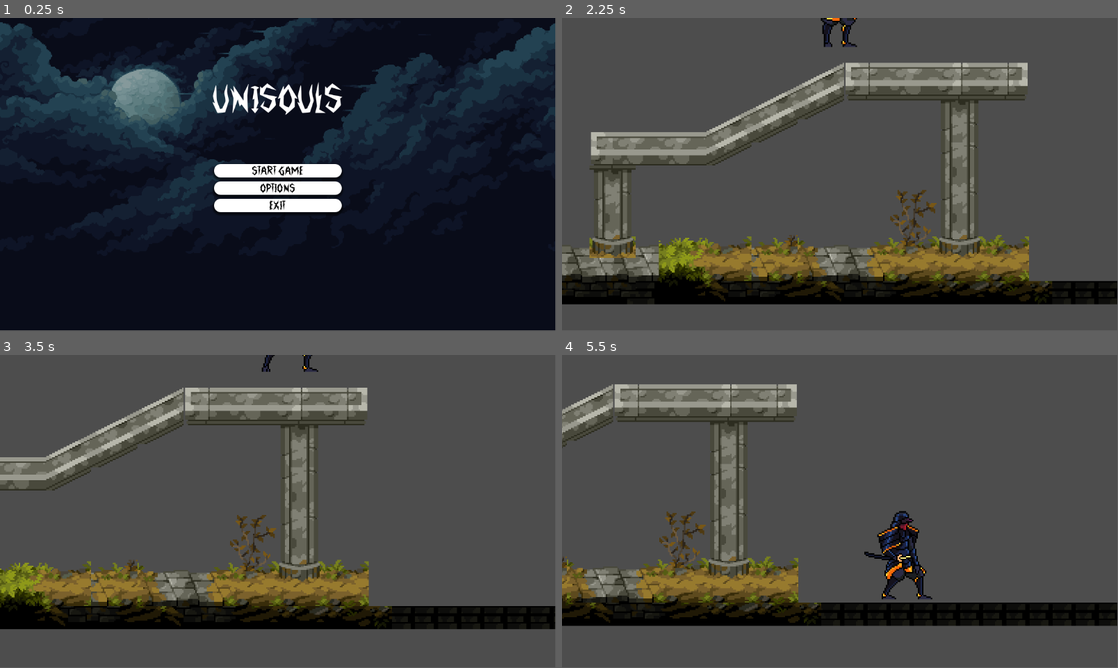
Above: before the commit, frames 1-4 (two rows, left to right).
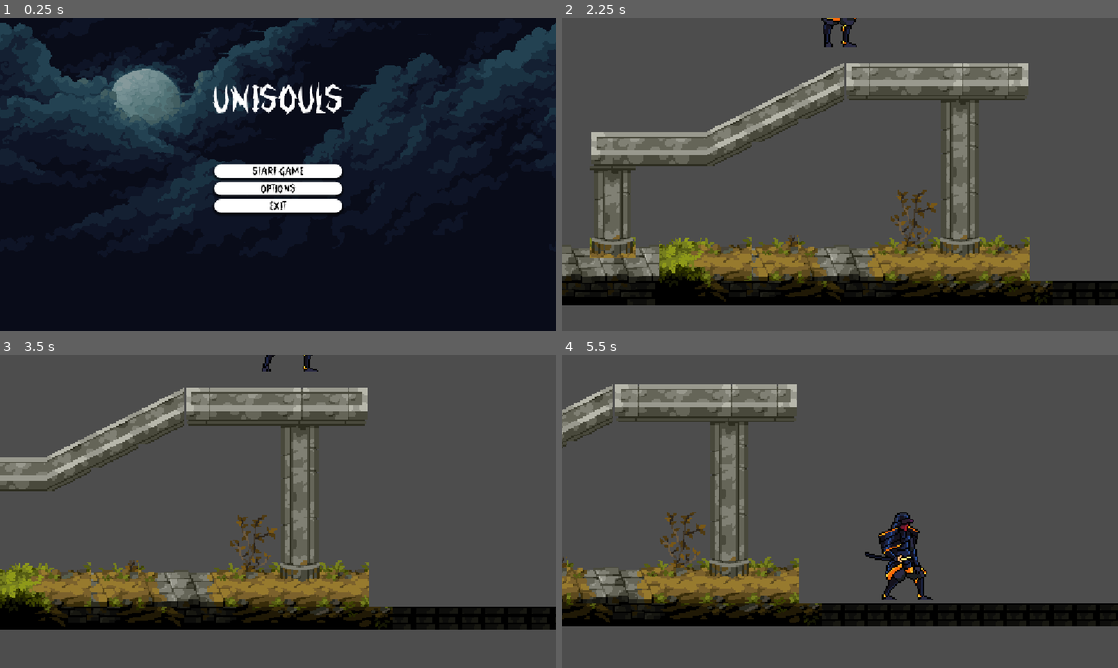
Above: after the commit, the same moments.

Repository: lmitsuol/UNISOULS
Game: Godot game, scene res://main_menu.tscn
The game is run twice, just before and just after one commit, with the same random seed, the same clock (stepped at 60 frames per second) and the same inputs.
Inputs (mouse positions are in pixels of both pictures, inside the frame that each line leads up to):
- Up to frame 1 (0.25 s): no input
- Up to frame 2 (2.25 s): click "Options" at 0.5 s; click (840, 221) at 1.25 s, where only the run after the commit has a clickable "Back"; click "Start Game" at 2 s
- Up to frame 3 (3.5 s): tap Enter (ui_accept) at 2.75, 3.02 s; hold Right (ui_right) from 2.78 s (still down); tap X (Atacar) at 2.85 s
- Up to frame 4 (5.5 s): tap X (Atacar) at 3.6, 4.35, 5.1 s; tap Enter (ui_accept) at 3.77, 5.27 s; release Right (ui_right) at 4.28 s; hold Left (ui_left) 4.28-5.03 s; hold Right (ui_right) from 5.03 s (still down)
The window is 799x449 before the commit and 800x450 after it. Grey fills any space a smaller window leaves; there, only what the larger window draws over its background counts as a difference.

The runs differ from the first frame. In frame 1, 1.4% of the frame differs, in the area x 0-100%, y 0-68%; in frame 2, 3.6%; in frame 3, 3.6%, in the area x 0-100%, y 0-88%; in frame 4, 2.9%.

Commit message:
Criação do menu Options, com volume da música e atalho para fullscreen

Diff:
--- /dev/null
+++ b/uni-souls-main/audio_control.gd
@@ -0,0 +1,12 @@
+extends HSlider
+
+@export var audio_bus_name: String
+
+var audio_bus_id
+
+func _ready():
+	audio_bus_id = AudioServer.get_bus_index(audio_bus_name)
+
+func _on_value_changed(value: float) -> void:
+	var db = linear_to_db(value)
+	AudioServer.set_bus_volume_db(audio_bus_id, db)
--- /dev/null
+++ b/uni-souls-main/default_bus_layout.tres
@@ -0,0 +1,15 @@
+[gd_resource type="AudioBusLayout" format=3 uid="uid://d02btgw0g7weo"]
+
+[resource]
+bus/1/name = &"Music"
+bus/1/solo = false
+bus/1/mute = false
+bus/1/bypass_fx = false
+bus/1/volume_db = 0.073926926
+bus/1/send = &"Master"
+bus/2/name = &"SFX"
+bus/2/solo = false
+bus/2/mute = false
+bus/2/bypass_fx = false
+bus/2/volume_db = 0.0
+bus/2/send = &"Master"
--- /dev/null
+++ b/uni-souls-main/fullscreen_control.gd
@@ -0,0 +1,7 @@
+extends CheckButton
+
+func _on_toggled(toggled_on: bool) -> void:
+	if toggled_on == true:
+		DisplayServer.window_set_mode(DisplayServer.WINDOW_MODE_FULLSCREEN)
+	else:
+		DisplayServer.window_set_mode(DisplayServer.WINDOW_MODE_WINDOWED)
--- a/uni-souls-main/main_menu.gd
+++ b/uni-souls-main/main_menu.gd
@@ -1,14 +1,15 @@
 extends Control
 
-
-# Called when the node enters the scene tree for the first time.
-func _ready() -> void:
-	pass # Replace with function body.
-
+@onready var main_buttons: VBoxContainer = $MainButtons
+@onready var options: Panel = $Options
 
 # Called every frame. 'delta' is the elapsed time since the previous frame.
 func _process(delta: float) -> void:
 	pass
+
+func _ready():
+	main_buttons.visible = true
+	options.visible = false
 
 
 func _on_start_pressed() -> void:
@@ -16,8 +17,14 @@
 
 
 func _on_options_pressed() -> void:
-	pass # Replace with function body.
+	print("Options pressed")
+	main_buttons.visible = false
+	options.visible = true
 
 
 func _on_exit_pressed() -> void:
 	get_tree().quit()
+
+
+func _on_back_options_pressed() -> void:
+	_ready()
--- a/uni-souls-main/main_menu.tscn
+++ b/uni-souls-main/main_menu.tscn
@@ -1,9 +1,11 @@
-[gd_scene load_steps=10 format=3 uid="uid://dslr0uyea8lg4"]
+[gd_scene load_steps=14 format=3 uid="uid://dslr0uyea8lg4"]
 
 [ext_resource type="Script" uid="uid://b0iiourdvhbsa" path="res://main_menu.gd" id="1_fu7sn"]
 [ext_resource type="Texture2D" uid="uid://dj7yxe6ixs78a" path="res://assets/Final/Background_0.png" id="2_jix8l"]
 [ext_resource type="FontFile" uid="uid://cu1cumga6pjeb" path="res://Fonts/Broken Up.ttf" id="3_glbon"]
 [ext_resource type="AudioStream" uid="uid://dl7171a2a4c4m" path="res://Musica/Música para Unisouls.mp3" id="4_jix8l"]
+[ext_resource type="Script" uid="uid://b7q155bmjlvx4" path="res://audio_control.gd" id="5_glbon"]
+[ext_resource type="Script" uid="uid://b1lc3cr73suep" path="res://fullscreen_control.gd" id="6_nlkkf"]
 
 [sub_resource type="StyleBoxTexture" id="StyleBoxTexture_nlkkf"]
 texture = ExtResource("2_jix8l")
@@ -38,6 +40,14 @@
 
 [sub_resource type="StyleBoxEmpty" id="StyleBoxEmpty_0o4t1"]
 
+[sub_resource type="StyleBoxLine" id="StyleBoxLine_jix8l"]
+color = Color(1, 1, 1, 1)
+thickness = 8
+
+[sub_resource type="StyleBoxLine" id="StyleBoxLine_glbon"]
+color = Color(0.2933334, 0.50632656, 1, 1)
+thickness = 8
+
 [node name="MainMenu" type="Control"]
 layout_mode = 3
 anchors_preset = 15
@@ -47,7 +57,7 @@
 grow_vertical = 2
 script = ExtResource("1_fu7sn")
 
-[node name="Panel" type="Panel" parent="."]
+[node name="Background" type="Panel" parent="."]
 layout_mode = 1
 anchors_preset = 15
 anchor_right = 1.0
@@ -56,7 +66,8 @@
 grow_vertical = 2
 theme_override_styles/panel = SubResource("StyleBoxTexture_nlkkf")
 
-[node name="VBoxContainer" type="VBoxContainer" parent="."]
+[node name="MainButtons" type="VBoxContainer" parent="."]
+visible = false
 layout_mode = 1
 anchors_preset = 8
 anchor_left = 0.5
@@ -71,7 +82,7 @@
 grow_vertical = 2
 theme_override_constants/separation = 8
 
-[node name="Button" type="Button" parent="VBoxContainer"]
+[node name="Button" type="Button" parent="MainButtons"]
 layout_mode = 2
 size_flags_vertical = 3
 theme_override_colors/font_color = Color(0, 0, 0, 1)
@@ -86,7 +97,7 @@
 theme_override_styles/focus = SubResource("StyleBoxEmpty_0o4t1")
 text = "Start Game"
 
-[node name="Button2" type="Button" parent="VBoxContainer"]
+[node name="Button2" type="Button" parent="MainButtons"]
 layout_mode = 2
 size_flags_vertical = 3
 theme_override_colors/font_color = Color(0, 0, 0, 1)
@@ -101,7 +112,7 @@
 theme_override_styles/focus = SubResource("StyleBoxEmpty_0o4t1")
 text = "Options"
 
-[node name="Button3" type="Button" parent="VBoxContainer"]
+[node name="Button3" type="Button" parent="MainButtons"]
 layout_mode = 2
 size_flags_vertical = 3
 theme_override_colors/font_color = Color(0, 0, 0, 1)
@@ -139,7 +150,109 @@
 
 [node name="AudioStreamPlayer" type="AudioStreamPlayer" parent="."]
 stream = ExtResource("4_jix8l")
-
-[connection signal="pressed" from="VBoxContainer/Button" to="." method="_on_start_pressed"]
-[connection signal="pressed" from="VBoxContainer/Button2" to="." method="_on_options_pressed"]
-[connection signal="pressed" from="VBoxContainer/Button3" to="." method="_on_exit_pressed"]
+autoplay = true
+bus = &"Music"
+
+[node name="Options" type="Panel" parent="."]
+layout_mode = 1
+anchors_preset = 8
+anchor_left = 0.5
+anchor_top = 0.5
+anchor_right = 0.5
+anchor_bottom = 0.5
+offset_left = -171.5
+offset_top = -99.0
+offset_right = 171.5
+offset_bottom = 123.0
+grow_horizontal = 2
+grow_vertical = 2
+
+[node name="Label" type="Label" parent="Options"]
+layout_mode = 1
+anchors_preset = 8
+anchor_left = 0.5
+anchor_top = 0.5
+anchor_right = 0.5
+anchor_bottom = 0.5
+offset_left = -167.0
+offset_top = -109.0
+offset_right = 167.0
+offset_bottom = -36.0
+grow_horizontal = 2
+grow_vertical = 2
+theme_override_fonts/font = ExtResource("3_glbon")
+theme_override_font_sizes/font_size = 32
+text = "Options"
+horizontal_alignment = 1
+vertical_alignment = 1
+
+[node name="Back" type="Button" parent="Options"]
+layout_mode = 0
+offset_left = 38.5
+offset_top = 184.0
+offset_right = 303.5
+offset_bottom = 212.0
+size_flags_vertical = 3
+theme_override_colors/font_color = Color(0, 0, 0, 1)
+theme_override_colors/font_focus_color = Color(0, 0, 0, 1)
+theme_override_colors/font_pressed_color = Color(0, 0, 0, 1)
+theme_override_colors/font_hover_color = Color(0, 0, 0, 1)
+theme_override_fonts/font = ExtResource("3_glbon")
+theme_override_font_sizes/font_size = 24
+theme_override_styles/normal = SubResource("StyleBoxFlat_qe12f")
+theme_override_styles/pressed = SubResource("StyleBoxFlat_8qtwp")
+theme_override_styles/hover = SubResource("StyleBoxFlat_dy7ct")
+theme_override_styles/focus = SubResource("StyleBoxEmpty_0o4t1")
+text = "Back"
+
+[node name="VBoxContainer" type="VBoxContainer" parent="Options"]
+layout_mode = 1
+anchors_preset = 8
+anchor_left = 0.5
+anchor_top = 0.5
+anchor_right = 0.5
+anchor_bottom = 0.5
+offset_left = -151.0
+offset_top = -33.0
+offset_right = 167.0
+offset_bottom = 33.0
+grow_horizontal = 2
+grow_vertical = 2
+theme_override_constants/separation = 12
+
+[node name="HBoxContainer" type="HBoxContainer" parent="Options/VBoxContainer"]
+layout_mode = 2
+theme_override_constants/separation = 15
+
+[node name="Label" type="Label" parent="Options/VBoxContainer/HBoxContainer"]
+layout_mode = 2
+theme_override_fonts/font = ExtResource("3_glbon")
+theme_override_font_sizes/font_size = 20
+text = "Music Volume"
+
+[node name="AudioControl" type="HSlider" parent="Options/VBoxContainer/HBoxContainer"]
+layout_mode = 2
+size_flags_horizontal = 3
+size_flags_vertical = 4
+theme_override_styles/slider = SubResource("StyleBoxLine_jix8l")
+theme_override_styles/grabber_area = SubResource("StyleBoxLine_glbon")
+theme_override_styles/grabber_area_highlight = SubResource("StyleBoxLine_glbon")
+max_value = 1.0
+step = 0.05
+value = 1.0
+script = ExtResource("5_glbon")
+audio_bus_name = "Music"
+
+[node name="FullscreenControl" type="CheckButton" parent="Options/VBoxContainer"]
+layout_mode = 2
+theme_override_fonts/font = ExtResource("3_glbon")
+theme_override_font_sizes/font_size = 19
+text = "Fullscreen"
+script = ExtResource("6_nlkkf")
+
+[connection signal="pressed" from="MainButtons/Button" to="." method="_on_start_pressed"]
+[connection signal="pressed" from="MainButtons/Button2" to="." method="_on_options_pressed"]
+[connection signal="pressed" from="MainButtons/Button3" to="." method="_on_exit_pressed"]
+[connection signal="pressed" from="Options/Back" to="." method="_on_back_options_pressed"]
+[connection signal="value_changed" from="Options/VBoxContainer/HBoxContainer/AudioControl" to="Options/VBoxContainer/HBoxContainer/AudioControl" method="_on_value_changed"]
+[connection signal="toggled" from="Options/VBoxContainer/FullscreenControl" to="Options/VBoxContainer/FullscreenControl" method="_on_toggled"]
--- a/uni-souls-main/project.godot
+++ b/uni-souls-main/project.godot
@@ -15,9 +15,9 @@
 config/features=PackedStringArray("4.5", "GL Compatibility")
 config/icon="res://icon.svg"
 
-[autoload]
+[display]
 
-BgMusic="res://bg_music.tscn"
+window/stretch/mode="canvas_items"
 
 [input]
 
Not shown, added: uni-souls-main/audio_control.gd.uid
Not shown, added: uni-souls-main/fullscreen_control.gd.uid
